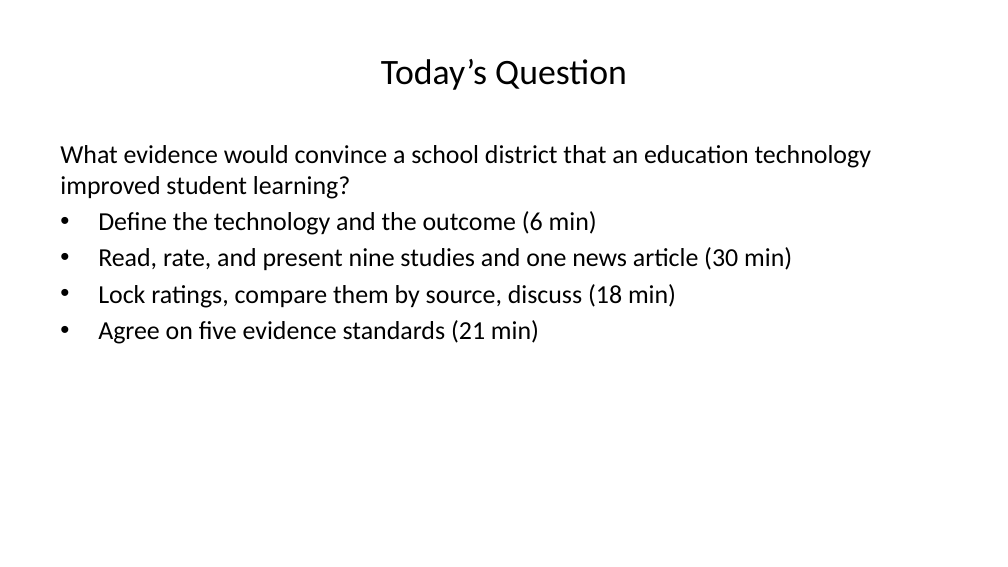
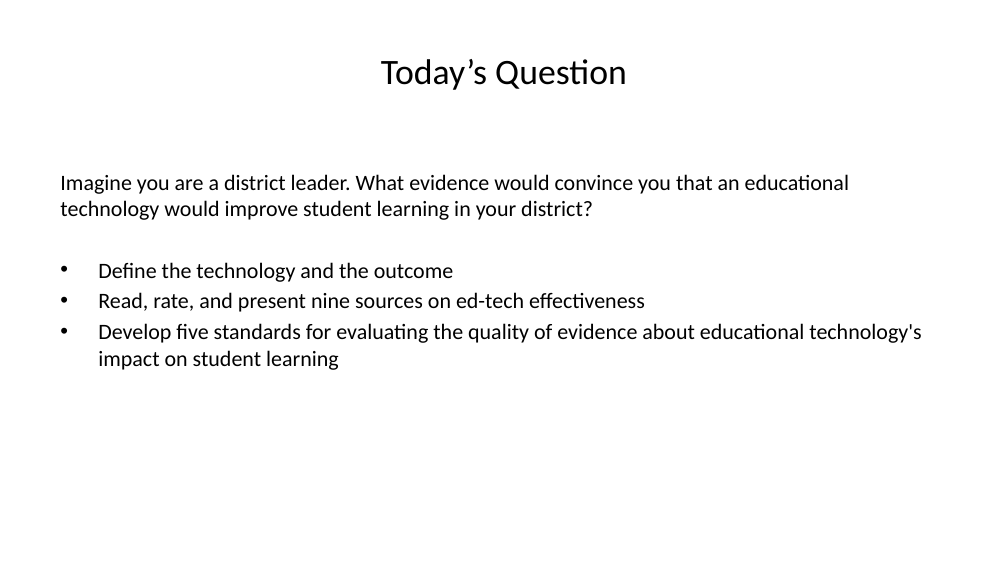
Before and after one commit to steffenerickson/edtech-evidence-lab, a slide deck: slide 2 of slides/output/edtech_slides_v2.pptx. Drawn at 1008x567 pixels with LibreOffice and Linux fonts; fonts in the diff are those of the drawing. Boxes give left, top, right and bottom in pixels: in the first picture for what was removed or moved away, otherwise in the second. Text is boxed around its words. In the diff, an @@ line names an element or a change of style, - is before the commit and + after.

```diff
--- a/slides/output/edtech_slides_v2.pptx
+++ b/slides/output/edtech_slides_v2.pptx
@@ text at bbox=[60, 174, 921, 370]: text changed; size 18.5 to 15.7 pt @@
-What evidence would convince a school district that an education technology improved student learning?
-• Define the technology and the outcome (6 min)
-• Read, rate, and present nine studies and one news article (30 min)
-• Lock ratings, compare them by source, discuss (18 min)
-• Agree on five evidence standards (21 min)
+Imagine you are a district leader. What evidence would convince you that an educational technology would improve student learning in your district?
+• Define the technology and the outcome
+• Read, rate, and present nine sources on ed-tech effectiveness
+• Develop five standards for evaluating the quality of evidence about educational technology's impact on student learning
```
Also in this commit, not shown: 3 other slides changed, 1 slide added, 6 slides removed, 10 other files.
